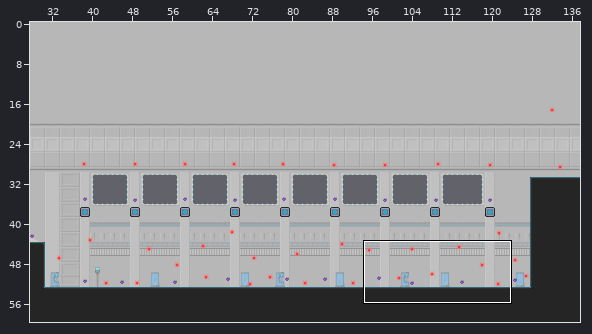
Two versions of a level (Tiled map (JSON), res/map/hell.json). Above, an overview of the earlier version with the close-up marked.
Close-up. Before:
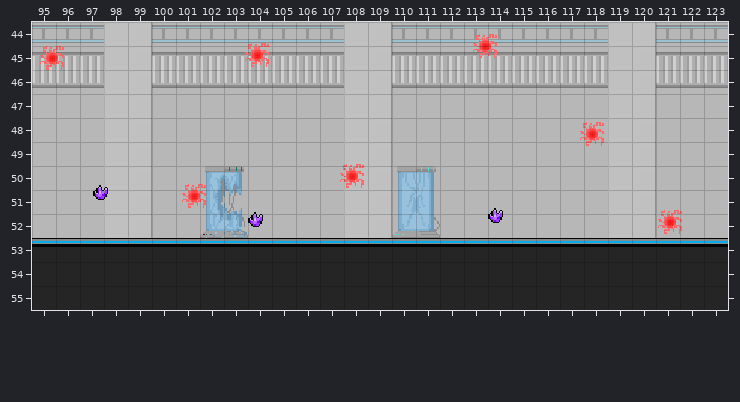
Cells are 16x16 px. Shown: x 95..123, y 44..55. The commit also changed other parts of the map, which this record leaves out.
And afterwards:
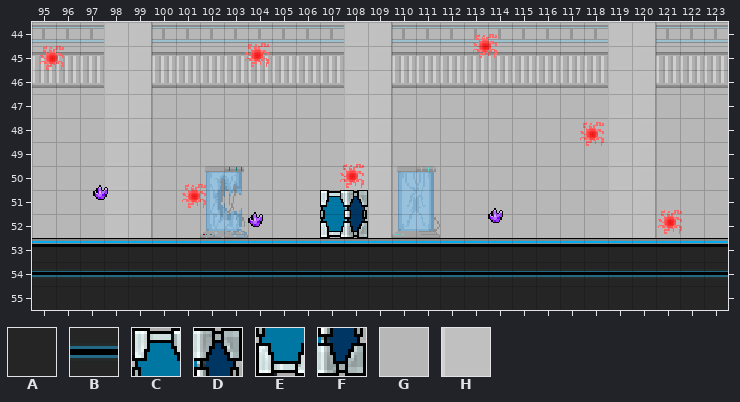
Key: from "main": A 26, B 41, C 175, D 176, E 200, F 201, G 230, H 403.
_ is an empty cell.
Change:
{"where": "layer \"Tile Layer 1\""}
{"y":51,"x":107,"old":"GH","new":"CD"}
{"y":52,"x":107,"old":"GH","new":"EF"}
{"y":54,"x":95,"old":"AAAAAAAAAAAAAAAAAAAAAAAAAAAAA","new":"BBBBBBBBBBBBBBBBBBBBBBBBBBBBB"}
{"label":"changed","picture_box":[320,190,368,238]}
{"label":"changed","picture_box":[32,271,728,277]}
